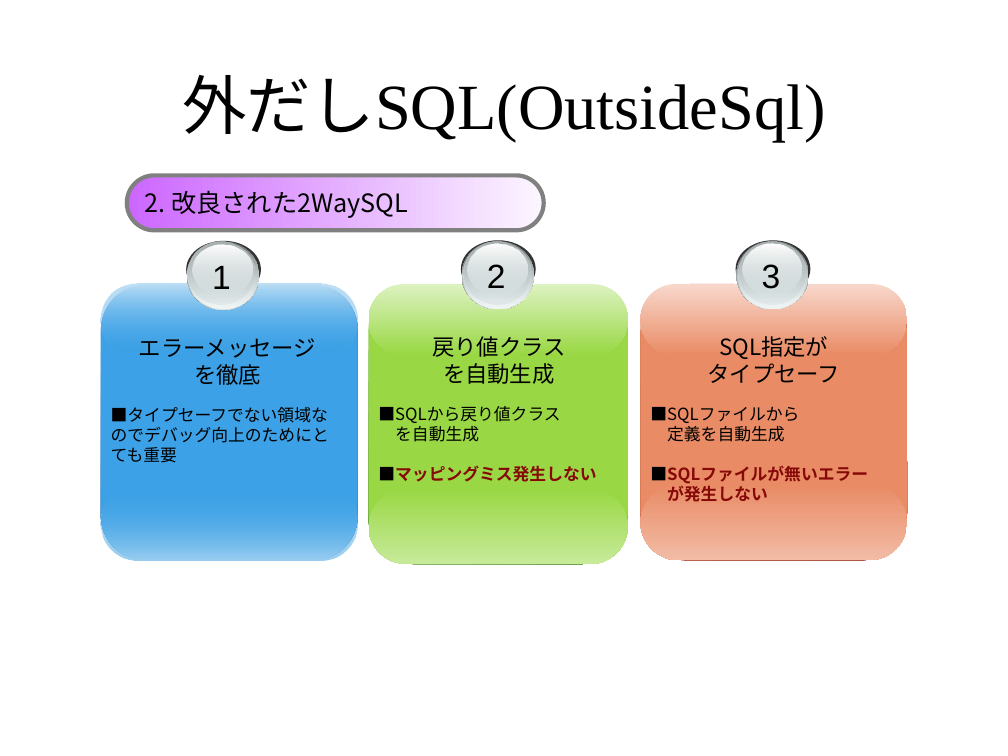
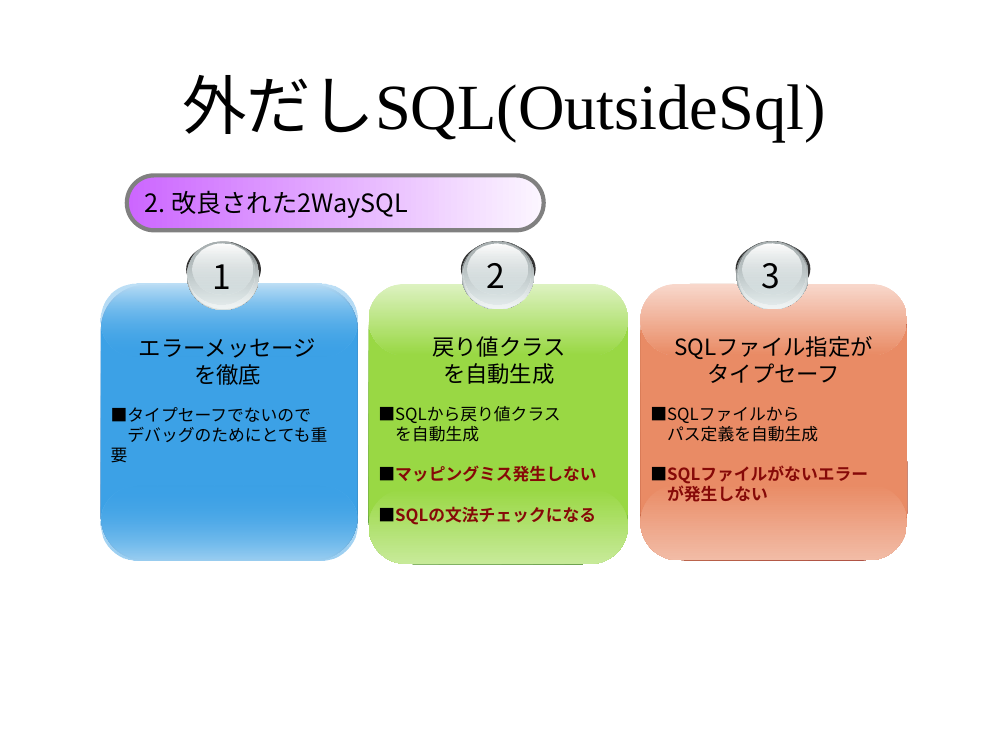
Before and after one commit to seasarorg/dbflute, a slide deck: slide 4 of dbflute/etc/doc/ref/session/resource/sc2008spring_a2_dbflute.pptx. Drawn at 1008x756 pixels with LibreOffice and Linux fonts; fonts in the diff are those of the drawing; background and template pictures are left out. Boxes give left, top, right and bottom in pixels: in the first picture for what was removed or moved away, otherwise in the second. Text is boxed around its words. In the diff, an @@ line names an element or a change of style, - is before the commit and + after.

```diff
--- a/dbflute/etc/doc/ref/session/resource/sc2008spring_a2_dbflute.pptx
+++ b/dbflute/etc/doc/ref/session/resource/sc2008spring_a2_dbflute.pptx
@@ font Arial to Noto Sans CJK JP in 3 elements at bbox=[212, 264, 231, 289], bbox=[487, 263, 506, 288], bbox=[762, 263, 781, 289] @@
@@ text at bbox=[675, 336, 873, 359]: text changed @@
-SQL指定が
+SQLファイル指定が
@@ text at bbox=[111, 407, 327, 463]: text changed @@
-■タイプセーフでない領域なのでデバッグ向上のためにとても重要
+■タイプセーフでないので
+デバッグのためにとても重要
@@ text at bbox=[650, 426, 868, 484]: text changed @@
-定義を自動生成
-■SQLファイルが無いエラー
+パス定義を自動生成
+■SQLファイルがないエラー
@@ text at bbox=[378, 506, 596, 525]: paragraph added @@
+■SQLの文法チェックになる
```
Also in this commit, not shown: 3 other slides changed, 1 slide added, 1 slide removed.
